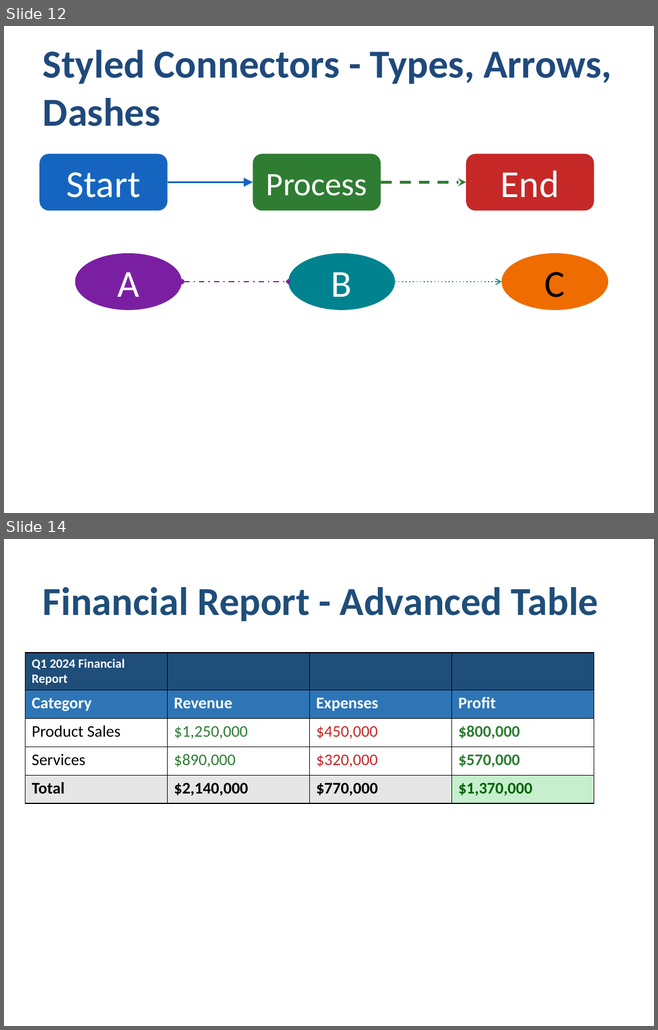
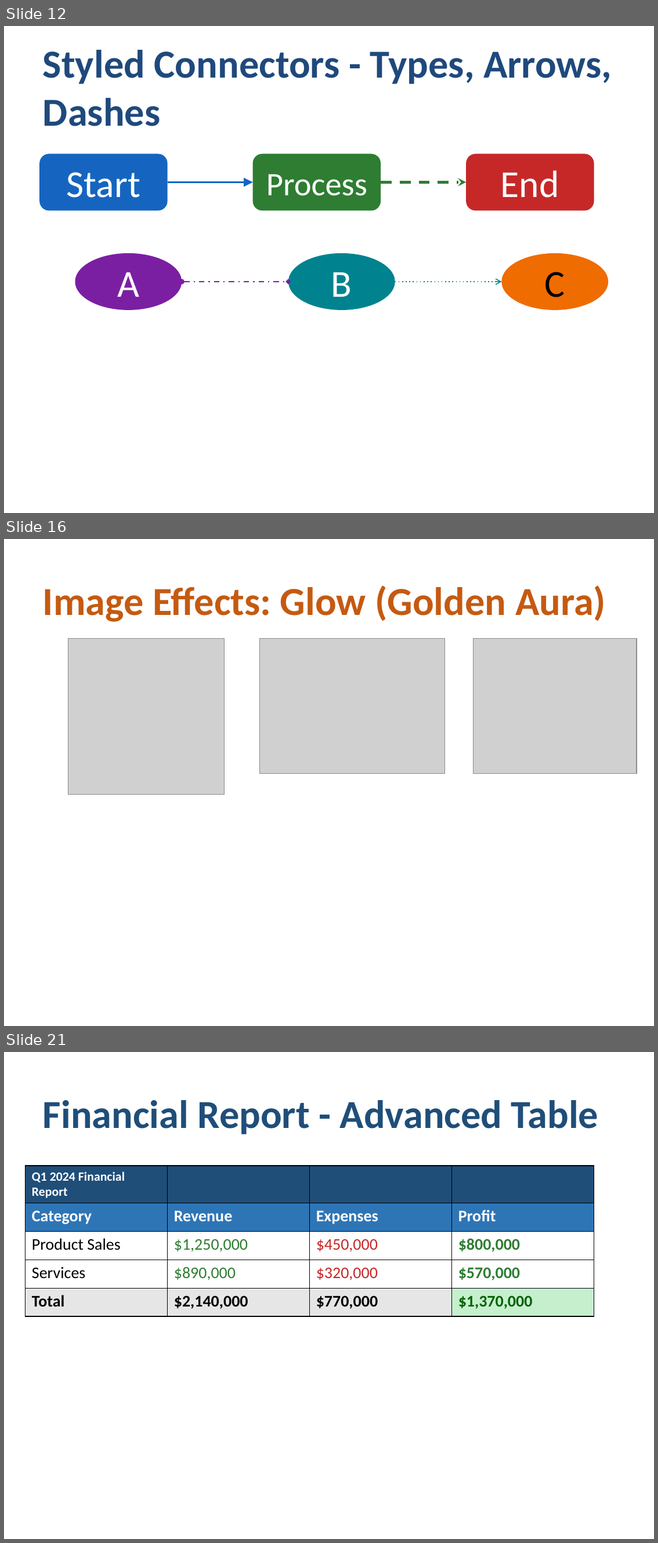
Before and after one commit to yingkitw/ppt-rs, a slide deck: comprehensive_demo.pptx. Shown one above the other, each under a label of ours: slides 12 and 14 before the commit, slides 12, 16 and 21 after it; the slides between them are not shown. The pictures are 658x1030 and 658x1543 pixels, drawn with LibreOffice and Linux fonts; fonts in the diff are those of the drawing; grey boxes stand for pictures. Boxes give left, top, right and bottom in pixels: in the first picture for what was removed or moved away, otherwise in the second. Text is boxed around its words. In the diff, an @@ line names an element or a change of style, - is before the commit and + after.

Commit message:
feat(v0.2.10): add image effects system with 8 professional visual effects
- Add ImageEffect enum supporting Shadow, Reflection, Glow, SoftEdges, InnerShadow, Blur
- Implement ImageBuilder methods: build_with_shadow(), build_with_reflection(), build_with_glow(), build_with_soft_edges(), build_with_inner_shadow(), build_with_blur(), build_with_crop(), build_with_effects()
- Add percentage-based cropping (0.0-1.0) for left/top/right/bottom via <a:srcRect>
- Generate OOXML <a:effectLst> with <a:ou

```diff
--- a/comprehensive_demo.pptx
+++ b/comprehensive_demo.pptx
@@ slide 16 added at bbox=[4, 539, 654, 1026], background #FFFFFF @@
@@ text added at bbox=[43, 585, 605, 622], 44 pt, text #C55A11, bold @@
+Image Effects: Glow (Golden Aura)
@@ picture added at bbox=[68, 638, 224, 795] @@
@@ picture added at bbox=[260, 638, 444, 773] @@
@@ picture added at bbox=[473, 638, 637, 773] @@
@@ what was slide 14 is now slide 21 @@
```
Also in this commit, not shown: 7 other slides added, 1 slide removed, 15 other files.
